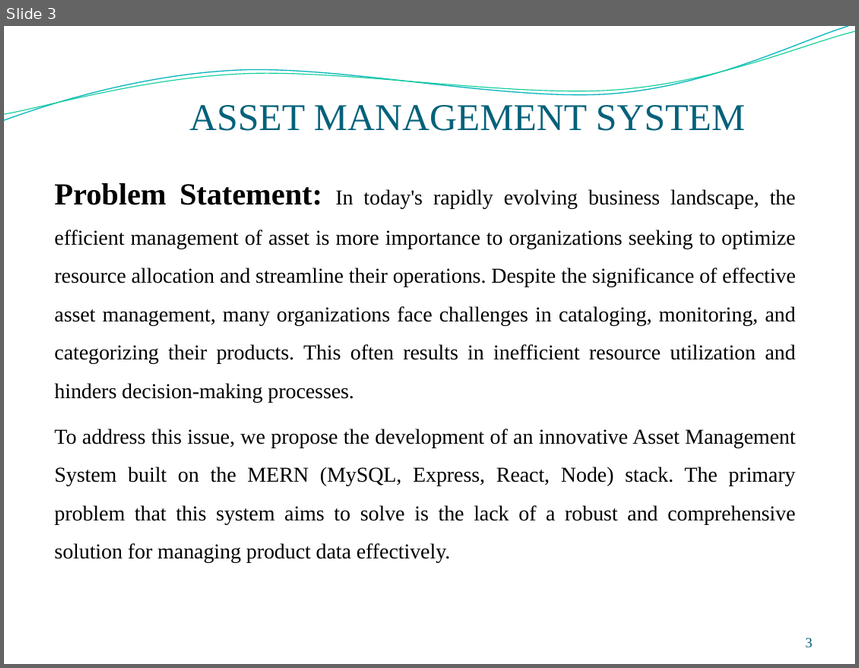
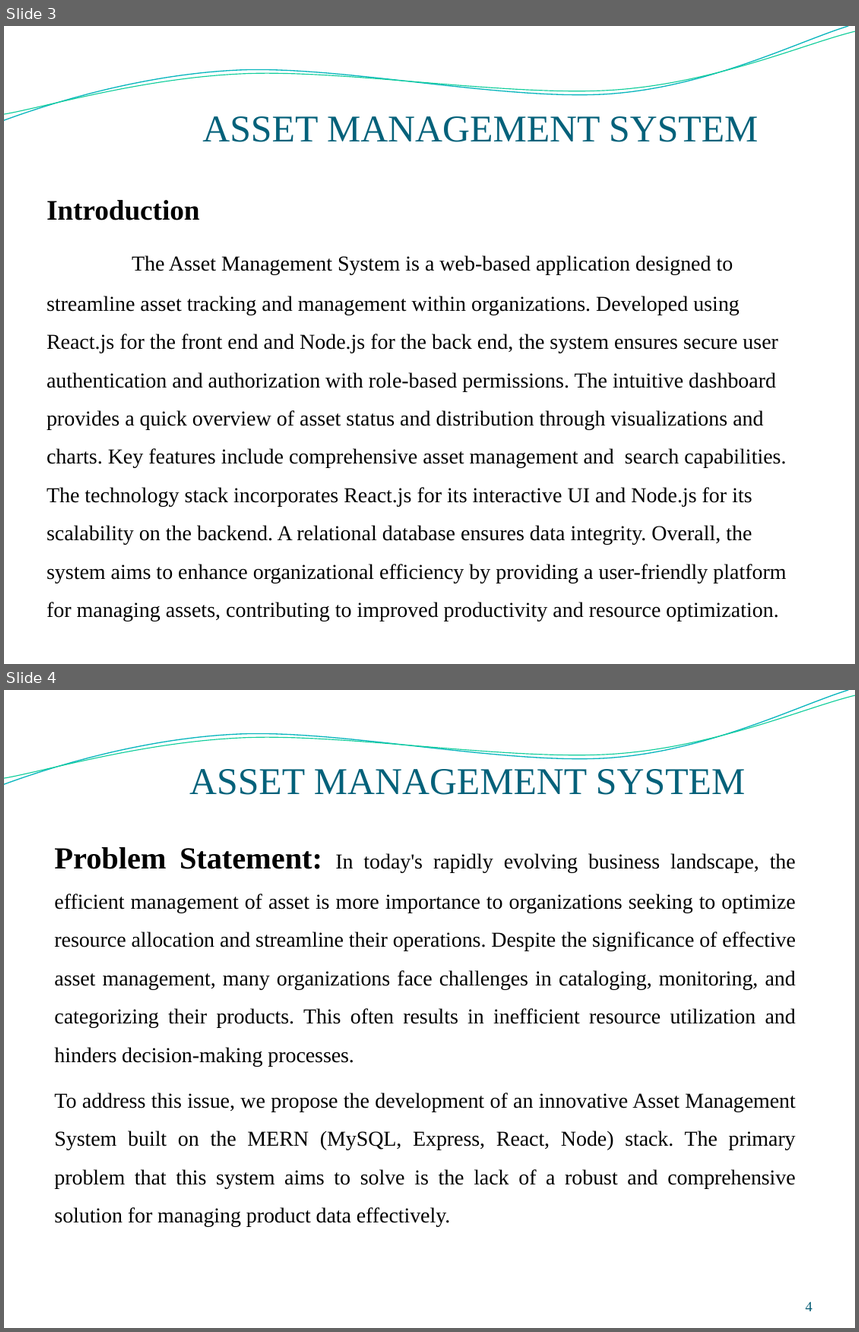
Before and after one commit to surya0811/Assetmanagement1, a slide deck: reports/ppt final.pptx. Shown one above the other, each under a label of ours: slide 3 before the commit, slides 3 and 4 after it. The pictures are 859x668 and 859x1332 pixels, drawn with LibreOffice and Linux fonts; fonts in the diff are those of the drawing; background and template pictures are left out. Boxes give left, top, right and bottom in pixels: in the first picture for what was removed or moved away, otherwise in the second. Text is boxed around its words. In the diff, an @@ line names an element or a change of style, - is before the commit and + after.

```diff
--- a/reports/ppt final.pptx
+++ b/reports/ppt final.pptx
@@ slide 3 added at (4, 26, 855, 664), background picture (left out); not listed: 2 template elements that a slide beside it also shows @@
@@ title added at (202, 116, 758, 142), 32 pt, text #04617A @@
+ASSET MANAGEMENT SYSTEM
@@ text added at (47, 200, 786, 621), 18 pt, text #000000 @@
+Introduction
+The Asset Management System is a web-based application designed to streamline asset tracking and management within organizations. Developed using React.js for the front end and Node.js for the back end, the system ensures secure user authentication and authorization with role-based permissions. The intuitive dashboard provides a quick overview of asset status and distribution through visualizations and charts. Key features include comprehensive asset management and search capabilities. The technology stack incorporates React.js for its interactive UI and Node.js for its scalability on the backend. A relational database ensures data integrity. Overall, the system aims to enhance organizational efficiency by providing a user-friendly platform for managing assets, contributing to improved productivity and resource optimization.
@@ what was slide 3 is now slide 4 @@
@@ page number at (806, 1302, 813, 1312): text changed @@
-3
+4
```
Also in this commit, not shown: 6 slides changed, 2 other slides added, 2 slides removed, 13 other files.
